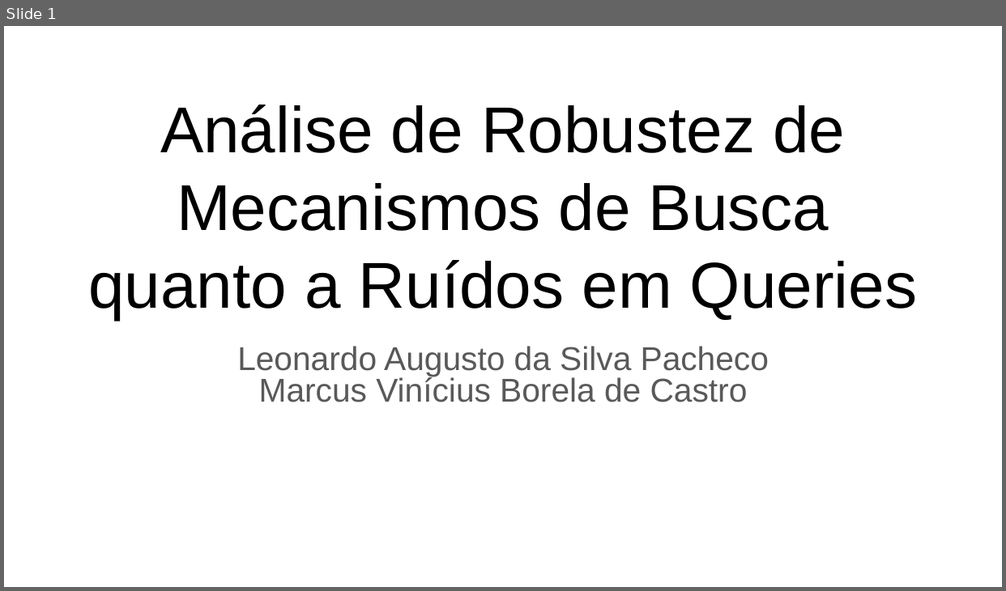
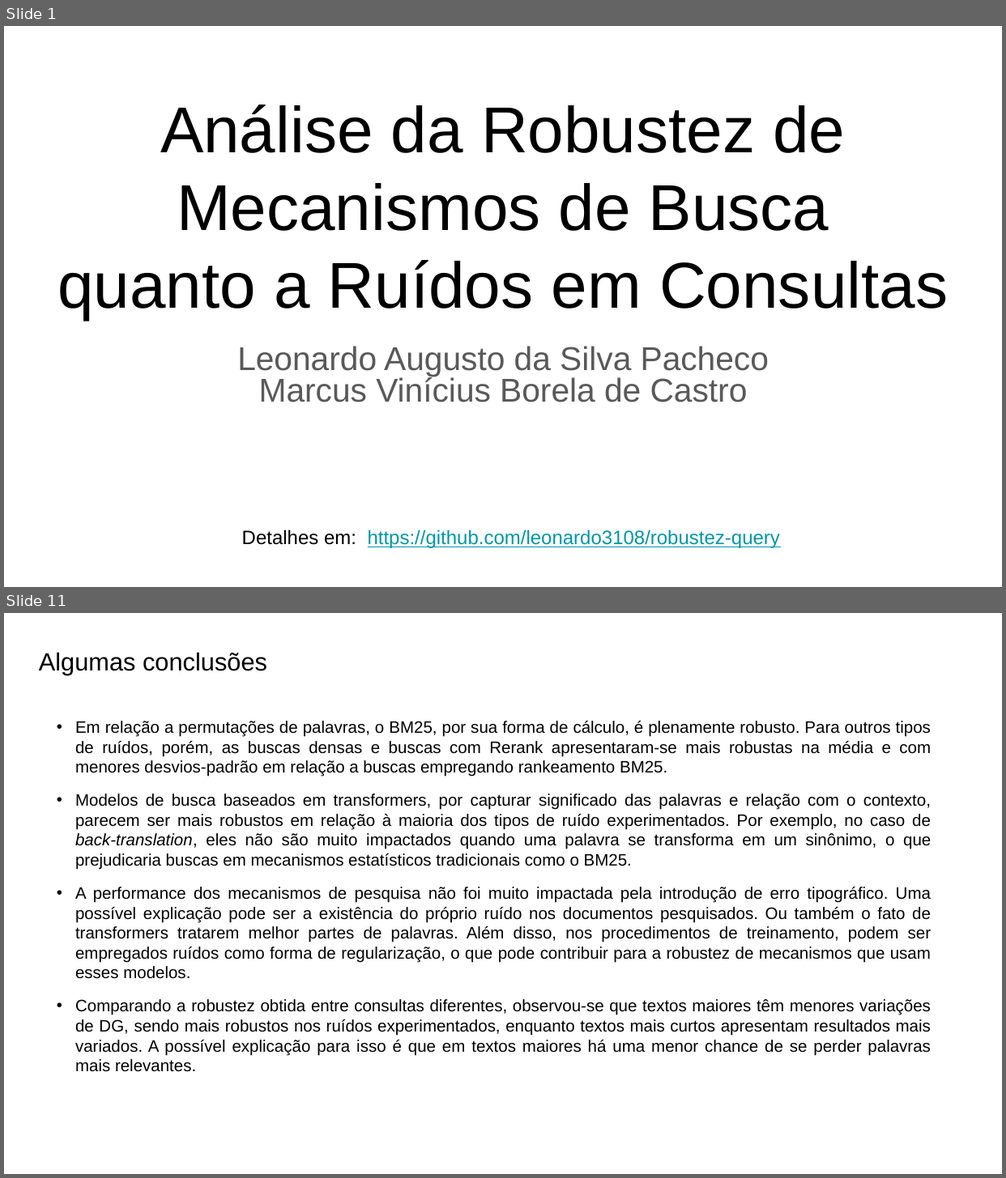
Before and after one commit to leonardo3108/robustez-query, a slide deck: docs/presentations/Apresentação final - 20211209.pptx. Shown one above the other, each under a label of ours: slide 1 before the commit, slides 1 and 11 after it; the slides between them are not shown. The pictures are 1006x591 and 1006x1178 pixels, drawn with LibreOffice and Linux fonts; fonts in the diff are those of the drawing. Boxes give left, top, right and bottom in pixels: in the first picture for what was removed or moved away, otherwise in the second. Text is boxed around its words. In the diff, an @@ line names an element or a change of style, - is before the commit and + after.

```diff
--- a/docs/presentations/Apresentação final - 20211209.pptx
+++ b/docs/presentations/Apresentação final - 20211209.pptx
@@ slide 11 added at bbox=[4, 613, 1002, 1174], background #FFFFFF @@
@@ title added at bbox=[39, 652, 267, 675], 18 pt, text #000000 @@
+Algumas conclusões
@@ text added at bbox=[75, 721, 931, 1072], 12 pt, text #000000 @@
+• Em relação a permutações de palavras, o BM25, por sua forma de cálculo, é plenamente robusto. Para outros tipos de ruídos, porém, as buscas densas e buscas com Rerank apresentaram-se mais robustas na média e com menores desvios-padrão em relação a buscas empregando rankeamento BM25.
+• Modelos de busca baseados em transformers, por capturar significado das palavras e relação com o contexto, parecem ser mais robustos em relação à maioria dos tipos de ruído experimentados. Por exemplo, no caso de back-translation, eles não são muito impactados quando uma palavra se transforma em um sinônimo, o que prejudicaria buscas em mecanismos estatísticos tradicionais como o BM25.
+• A performance dos mecanismos de pesquisa não foi muito impactada pela introdução de erro tipográfico. Uma possível explicação pode ser a existência do próprio ruído nos documentos pesquisados. Ou também o fato de transformers tratarem melhor partes de palavras. Além disso, nos procedimentos de treinamento, podem ser empregados ruídos como forma de regularização, o que pode contribuir para a robustez de mecanismos que usam esses modelos.
+• Comparando a robustez obtida entre consultas diferentes, observou-se que textos maiores têm menores variações de DG, sendo mais robustos nos ruídos experimentados, enquanto textos mais curtos apresentam resultados mais variados. A possível explicação para isso é que em textos maiores há uma menor chance de se perder palavras mais relevantes.
@@ slide 1 changed as well @@
@@ title at bbox=[57, 105, 948, 320]: text changed @@
-Análise de Robustez de Mecanismos de Busca
-quanto a Ruídos em Queries
+Análise da Robustez de Mecanismos de Busca
+quanto a Ruídos em Consultas
@@ text added at bbox=[242, 530, 780, 548], 14 pt, text #0097A7, underline @@
+Detalhes em: https://github.com/leonardo3108/robustez-query
```
Also in this commit, not shown: 1 other slide changed, 10 other slides added, 30 slides removed.
